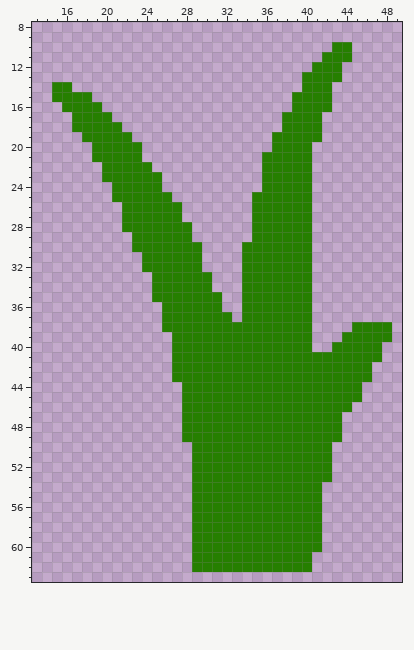
Edited in one commit: pixel-art sprite (1_Game/Assets/GameAssets/2DAssets/Raw/Textures/2d_seagrass03.png). This is how it looked before the edit.
The file is 64x64 pixels. Shown: x 13..49, y 8..63.
Now the later version:
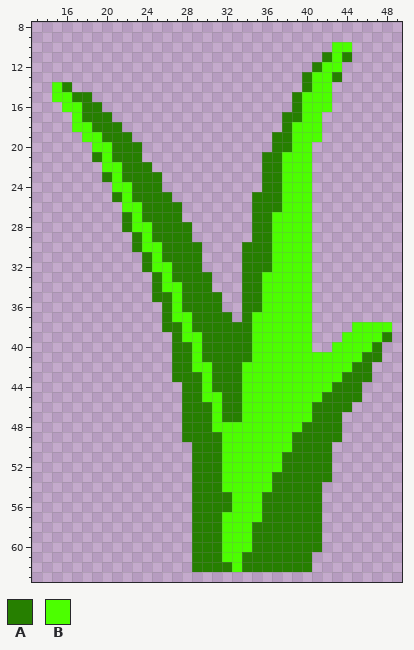
Palette (. is transparent): A #267f00  B #4cff00
From old to new:
y 10: x 43..44 AA -> BB
y 11: x 43 A -> B
y 12: x 42..43 AA -> BB
y 13: x 41..42 AA -> BB
y 14: x 15 A -> B; x 41..42 AA -> BB
y 15: x 15..16 AA -> BB; x 40..42 AAA -> BBB
y 16: x 16..17 AA -> BB; x 40..42 AAA -> BBB
y 17: x 17 A -> B; x 40..41 AA -> BB
y 18: x 17..18 AA -> BB; x 39..41 AAA -> BBB
y 19: x 18..19 AA -> BB; x 39..41 AAA -> BBB
y 20: x 19..20 AA -> BB; x 39..40 AA -> BB
y 21: x 20 A -> B; x 38..40 AAA -> BBB
y 22: x 20..21 AA -> BB; x 38..40 AAA -> BBB
y 23: x 21 A -> B; x 38..40 AAA -> BBB
y 24: x 21..22 AA -> BB; x 38..40 AAA -> BBB
y 25: x 22 A -> B; x 38..40 AAA -> BBB
y 26: x 22..23 AA -> BB; x 38..40 AAA -> BBB
y 27: x 23 A -> B; x 37..40 AAAA -> BBBB
y 28: x 23..24 AA -> BB; x 37..40 AAAA -> BBBB
y 29: x 24 A -> B; x 37..40 AAAA -> BBBB
y 30: x 24..25 AA -> BB; x 37..40 AAAA -> BBBB
y 31: x 25 A -> B; x 37..40 AAAA -> BBBB
y 32: x 25..26 AA -> BB; x 37..40 AAAA -> BBBB
y 33: x 26 A -> B; x 36..40 AAAAA -> BBBBB
y 34: x 26..27 AA -> BB; x 36..40 AAAAA -> BBBBB
y 35..36: x 27 A -> B; x 36..40 AAAAA -> BBBBB
y 37: x 27..28 AA -> BB; x 35..40 AAAAAA -> BBBBBB
y 38: x 28 A -> B; x 35..40 AAAAAA -> BBBBBB; x 45..48 AAAA -> BBBB
y 39: x 28..29 AA -> BB; x 35..40 AAAAAA -> BBBBBB; x 44..47 AAAA -> BBBB
y 40: x 29 A -> B; x 35..40 AAAAAA -> BBBBBB; x 43..46 AAAA -> BBBB
y 41: x 29 A -> B; x 35..45 AAAAAAAAAAA -> BBBBBBBBBBB
y 42: x 29..30 AA -> BB; x 34..44 AAAAAAAAAAA -> BBBBBBBBBBB
y 43: x 30 A -> B; x 34..43 AAAAAAAAAA -> BBBBBBBBBB
y 44: x 30 A -> B; x 34..42 AAAAAAAAA -> BBBBBBBBB
y 45: x 30..31 AA -> BB; x 34..41 AAAAAAAA -> BBBBBBBB
y 46..47: x 31 A -> B; x 34..40 AAAAAAA -> BBBBBBB
y 48: x 31..39 AAAAAAAAA -> BBBBBBBBB
y 49..50: x 32..38 AAAAAAA -> BBBBBBB
y 51..52: x 32..37 AAAAAA -> BBBBBB
y 53..54: x 32..36 AAAAA -> BBBBB
y 55..56: x 33..35 AAA -> BBB
y 57: x 32..35 AAAA -> BBBB
y 58..60: x 32..34 AAA -> BBB
y 61: x 32..33 AA -> BB
y 62: x 33 A -> B
